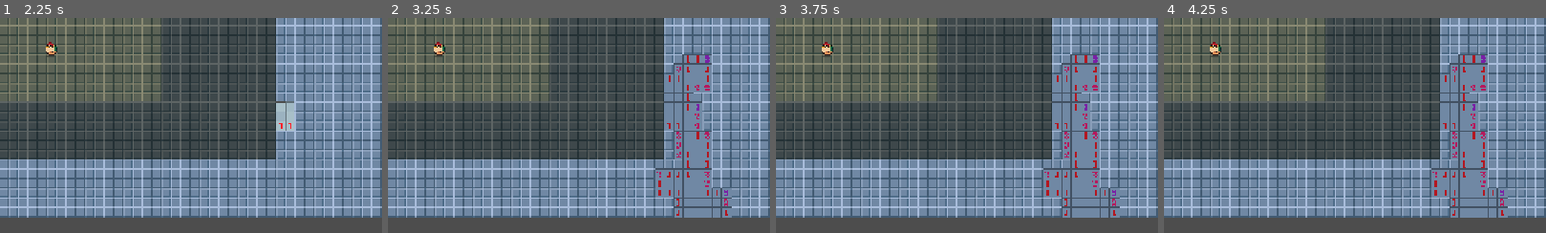
Above: before the commit, frames 1-4 (left to right).
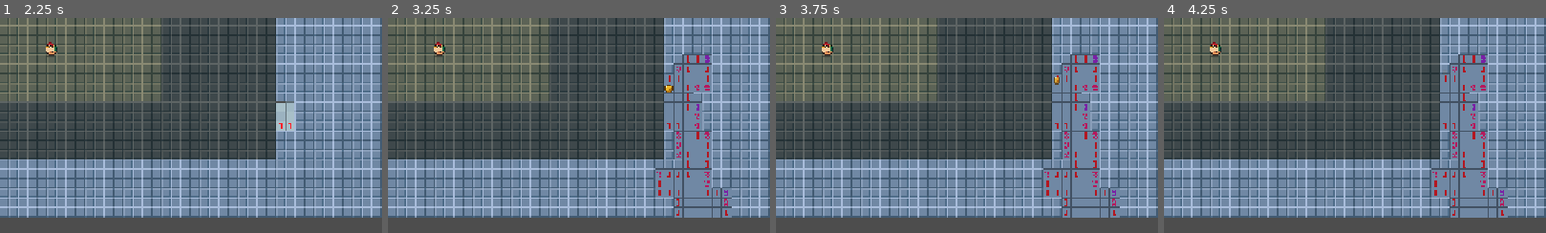
Above: after the commit, the same moments.

Repository: heliosalesjr/MSDD
Game: Godot game, scene res://menu.tscn
Same seed, same stepped clock (60 frames per second), same inputs: the game is played once before the commit and once after it.
Inputs (mouse positions are % of the whole screen's width and height, from its top left):
- Up to frame 1 (2.25 s): click "4 — Save the Dodo" at 0.5 s; tap Enter at 1.25 s; move the mouse to (45, 70) at 1.27 s; tap R at 1.35 s; click (45, 70) at 1.42 s; tap Space at 2 s; move the mouse to (80, 65) at 2.02 s; tap 1 at 2.1 s; click (80, 65) at 2.17 s
- Up to frame 2 (3.25 s): move the mouse to (20, 35) at 2.77 s; tap Enter at 2.85 s; click (20, 35) at 2.92 s
- Up to frame 3 (3.75 s): tap Enter at 3.5 s; move the mouse to (55, 50) at 3.52 s; tap Keypad Enter at 3.6 s; click (55, 50) at 3.67 s
- Up to frame 4 (4.25 s): no input
The pictures show only the part of the screen within x 43-93%, y 43-93%; the shares and areas given below are measured in that part.

Frame 1 is identical in both runs. In frame 2, less than 0.1% of the frame differs, in the area x 72-75%, y 31-35%; in frame 3, less than 0.1%; in frame 4, less than 0.1%.

Commit message:
coin animation extended

Diff:
--- a/msdd/dodo.gd
+++ b/msdd/dodo.gd
@@ -56,8 +56,15 @@
 const COIN_PX := 15          # quase o tamanho de uma casa (16px)
 const COIN_FRAMES := 8       # um giro completo
 const COIN_SPIN_FPS := 14.0
-const COIN_POP_RISE := 22.0  # altura do salto, em px
-const COIN_POP_DURATION := 0.60
+# O salto tem três trechos: sobe, cai quase de volta, e torna a subir — é
+# nessa segunda subida que ela some, como se escapasse pelo alto. Alturas em
+# px; a soma das três durações dá ~2,0s.
+const COIN_POP_RISE := 24.0      # apogeu do primeiro salto
+const COIN_POP_SETTLE := 3.0     # até onde ela cai (acima da casa de origem)
+const COIN_POP_ESCAPE := 42.0    # segunda subida, bem mais alta
+const COIN_POP_UP_TIME := 0.60
+const COIN_POP_DOWN_TIME := 0.52
+const COIN_POP_ESCAPE_TIME := 0.92
 # Espessura mínima: é ela que a moeda mostra quando está de perfil, e é o que
 # impede que o frame de 90° simplesmente desapareça.
 const COIN_HALF_THICKNESS := 1.6
@@ -505,11 +512,25 @@
 	sp.frame = randi() % COIN_FRAMES
 	sp.play()
 
-	var tw := create_tween().set_parallel(true)
-	tw.tween_property(sp, "position", sp.position + Vector2(0.0, -COIN_POP_RISE), COIN_POP_DURATION) \
+	var home: Vector2 = coin_home[idx]
+	var apex := home + Vector2(0.0, -COIN_POP_RISE)
+	var settle := home + Vector2(0.0, -COIN_POP_SETTLE)
+	var escape := home + Vector2(0.0, -COIN_POP_ESCAPE)
+
+	var tw := create_tween()
+	# Sobe desacelerando, como quem perde impulso contra a gravidade.
+	tw.tween_property(sp, "position", apex, COIN_POP_UP_TIME) \
 		.set_ease(Tween.EASE_OUT).set_trans(Tween.TRANS_CUBIC)
-	tw.tween_property(sp, "modulate:a", 0.0, COIN_POP_DURATION * 0.55) \
-		.set_delay(COIN_POP_DURATION * 0.45)
+	# Cai acelerando, de volta pra perto da casa.
+	tw.tween_property(sp, "position", settle, COIN_POP_DOWN_TIME) \
+		.set_ease(Tween.EASE_IN).set_trans(Tween.TRANS_CUBIC)
+	# Torna a subir, agora mais alto — e é aqui que ela se apaga.
+	tw.tween_property(sp, "position", escape, COIN_POP_ESCAPE_TIME) \
+		.set_ease(Tween.EASE_OUT).set_trans(Tween.TRANS_QUAD)
+	# O fade corre junto com a última subida, começando depois que ela já
+	# pegou altura — senão a moeda some antes de ficar claro que subiu de novo.
+	tw.parallel().tween_property(sp, "modulate:a", 0.0, COIN_POP_ESCAPE_TIME * 0.72) \
+		.set_delay(COIN_POP_ESCAPE_TIME * 0.28)
 	tw.chain().tween_callback(_hide_coin.bind(idx))
 	coin_tweens[idx] = tw
 
Not shown, changed: GDD.md
